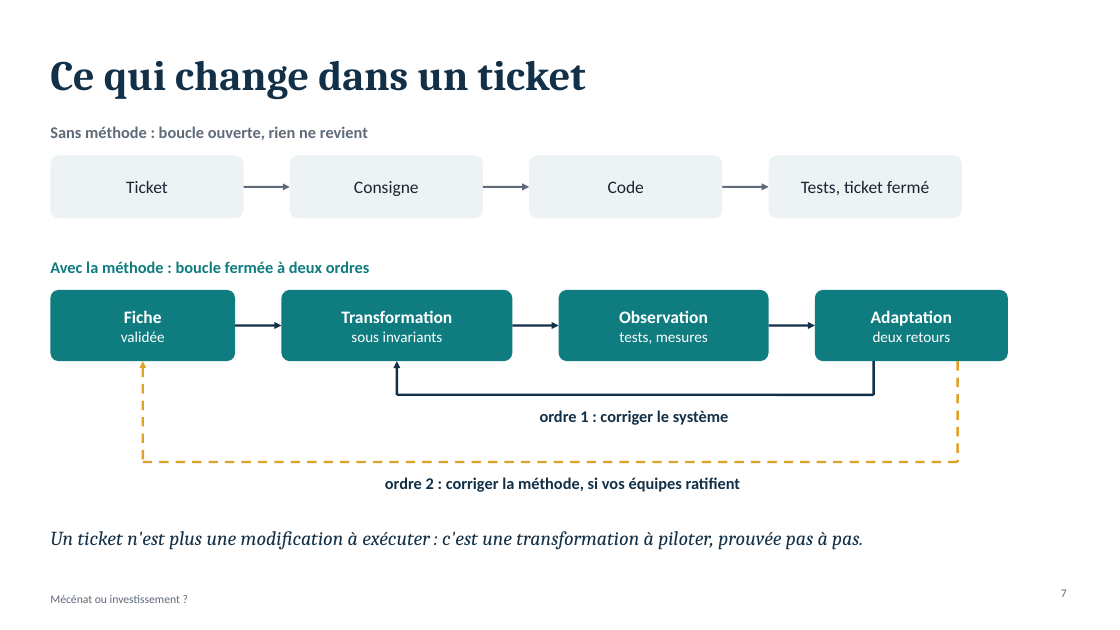
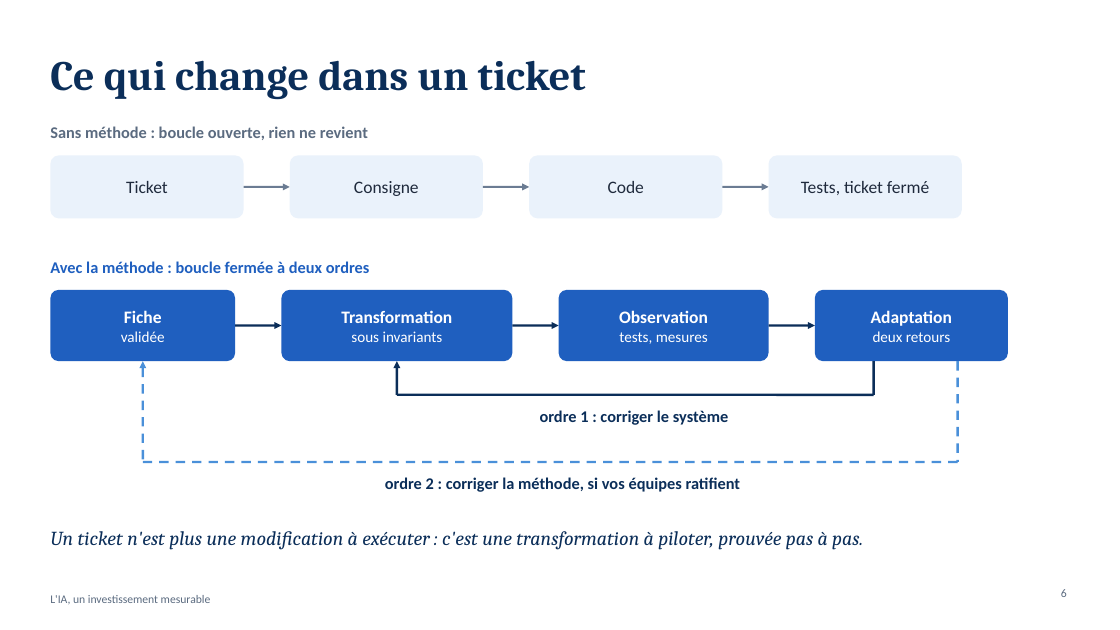
Before and after one commit to FredGarcia/Agent2Prompt, a slide deck: slide 6 of docs/presentation-valeur-ia/presentation-valeur-ia.pptx (slide 7 before the commit). Drawn at 1120x630 pixels with LibreOffice and Linux fonts; fonts in the diff are those of the drawing. Boxes give left, top, right and bottom in pixels: in the first picture for what was removed or moved away, otherwise in the second. Text is boxed around its words. In the diff, an @@ line names an element or a change of style, - is before the commit and + after.

```diff
--- a/docs/presentation-valeur-ia/presentation-valeur-ia.pptx
+++ b/docs/presentation-valeur-ia/presentation-valeur-ia.pptx
@@ text colour #1B2430 to #1F2A3C; fill #EDF2F5 to #EAF2FB in 3 elements at <box>50,155,244,218</box>, <box>290,155,483,218</box>, <box>529,155,723,218</box> @@
@@ arrow (244, 187) - (290, 187): stroke #5F6B79 1.75 pt to #6B7C93 1.75 pt @@
@@ arrow (483, 187) - (529, 187): stroke #5F6B79 1.75 pt to #6B7C93 1.75 pt @@
@@ arrow (723, 187) - (769, 187): stroke #5F6B79 1.75 pt to #6B7C93 1.75 pt @@
@@ text "Avec la méthode : boucle ..." at <box>50,261,370,273</box>: text colour #0F7C80 to #1F5FBF @@
@@ fill #0F7C80 to #1F5FBF in 4 elements at <box>50,290,235,361</box>, <box>281,290,513,361</box>, <box>559,290,769,361</box>, <box>815,290,1008,361</box> @@
@@ arrow (235, 326) - (281, 326): stroke #123047 1.75 pt to #0B2E59 1.75 pt @@
@@ arrow (513, 326) - (559, 326): stroke #123047 1.75 pt to #0B2E59 1.75 pt @@
@@ arrow (769, 326) - (815, 326): stroke #123047 1.75 pt to #0B2E59 1.75 pt @@
@@ arrow (143, 361) - (143, 462): stroke #E0A12B 2 pt dashed to #4A90D9 2 pt dashed @@
@@ arrow (397, 361) - (397, 395): stroke #123047 2 pt to #0B2E59 2 pt @@
@@ line (874, 361) - (874, 395): stroke #123047 2 pt to #0B2E59 2 pt @@
@@ line (958, 361) - (958, 462): stroke #E0A12B 2 pt dashed to #4A90D9 2 pt dashed @@
@@ line (397, 395) - (874, 395): stroke #123047 2 pt to #0B2E59 2 pt @@
@@ line (143, 462) - (958, 462): stroke #E0A12B 2 pt dashed to #4A90D9 2 pt dashed @@
@@ text colour #123047 to #0B2E59 in 4 elements at <box>50,60,586,100</box>, <box>540,410,729,425</box>, <box>385,477,741,492</box>, <box>50,531,863,550</box> @@
@@ text at <box>50,595,211,604</box>: text changed; text colour #5F6B79 to #5B6B80 @@
-Mécénat ou investissement ?
+L'IA, un investissement mesurable
@@ page number at <box>1061,589,1067,597</box>: text changed; text colour #5F6B79 to #5B6B80 @@
-7
+6
```
Also in this commit, not shown: 15 other slides changed, 1 slide removed, 3 other files.
